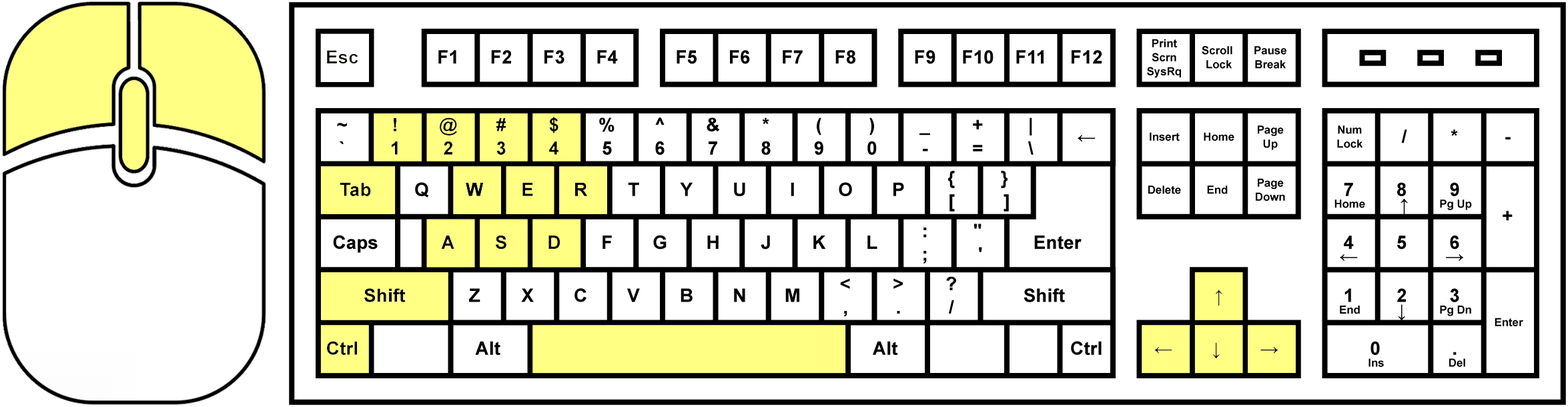
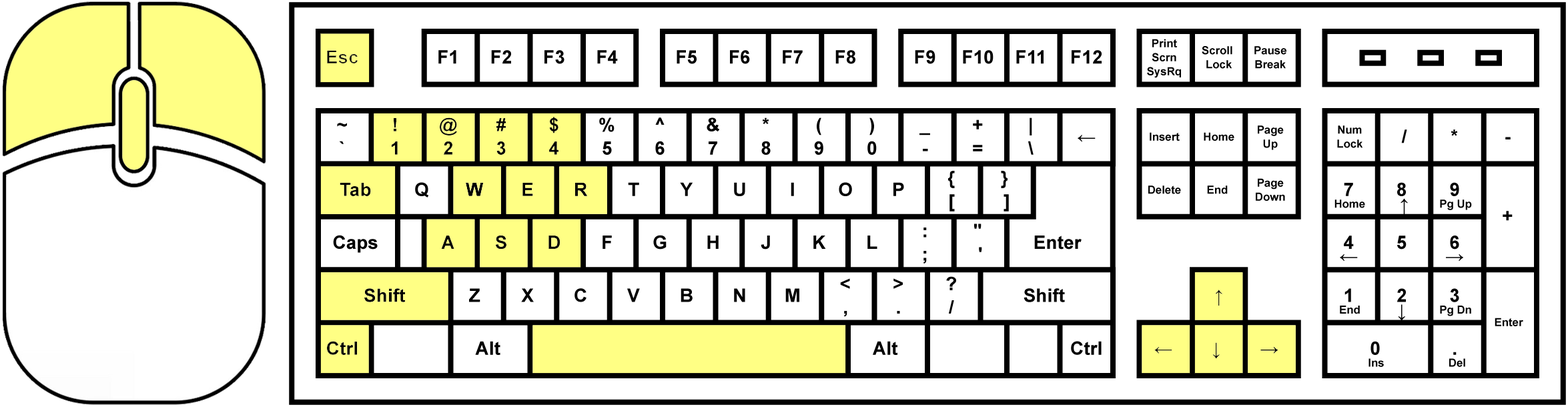
Two versions of the same layered image (1568×407). Layer-by-layer changes:
painted on "Layer 1" over left=320, top=33, right=370, bottom=83
